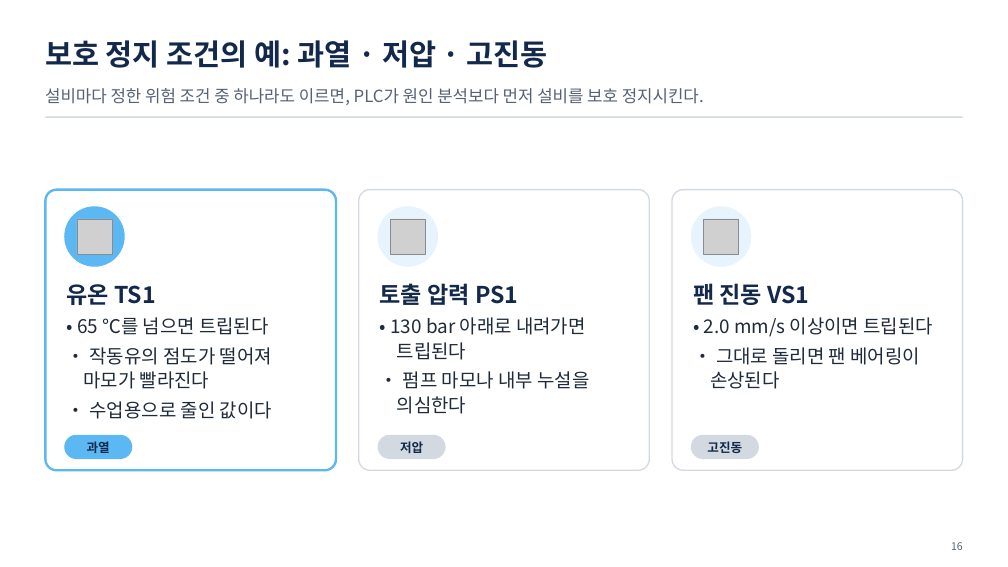
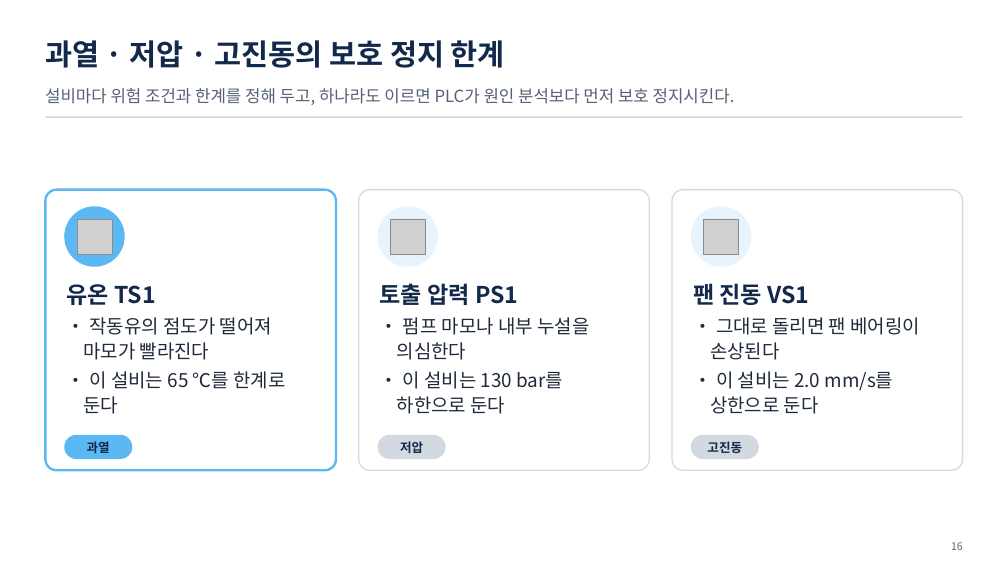
Before and after one commit to uengine-oss/hyd-iot-edu, a slide deck: slide 16 of 산출물/통합반/이론/01회차/통합반_01일차.pptx. Drawn at 1008x567 pixels with LibreOffice and Linux fonts; fonts in the diff are those of the drawing; grey boxes stand for pictures. Boxes give left, top, right and bottom in pixels: in the first picture for what was removed or moved away, otherwise in the second. Text is boxed around its words. In the diff, an @@ line names an element or a change of style, - is before the commit and + after.

```diff
--- a/산출물/통합반/이론/01회차/통합반_01일차.pptx
+++ b/산출물/통합반/이론/01회차/통합반_01일차.pptx
@@ text at box(45, 40, 505, 68): text changed @@
-보호 정지 조건의 예: 과열 · 저압 · 고진동
+과열 · 저압 · 고진동의 보호 정지 한계
@@ text at box(45, 88, 735, 105): text changed @@
-설비마다 정한 위험 조건 중 하나라도 이르면, PLC가 원인 분석보다 먼저 설비를 보호 정지시킨다.
+설비마다 위험 조건과 한계를 정해 두고, 하나라도 이르면 PLC가 원인 분석보다 먼저 보호 정지시킨다.
@@ text at box(77, 317, 269, 335): paragraph removed @@
-• 65 ℃를 넘으면 트립된다
@@ text at box(390, 317, 586, 360): paragraph removed @@
-• 130 bar 아래로 내려가면 트립된다
@@ text at box(704, 317, 933, 337): paragraph removed @@
-• 2.0 mm/s 이상이면 트립된다
@@ text at box(83, 371, 285, 414): text changed @@
-• 수업용으로 줄인 값이다
+• 이 설비는 65 ℃를 한계로 둔다
@@ text at box(397, 371, 564, 414): paragraph added @@
+• 이 설비는 130 bar를 하한으로 둔다
@@ text at box(710, 371, 894, 414): paragraph added @@
+• 이 설비는 2.0 mm/s를 상한으로 둔다
```
Also in this commit, not shown: 15 other slides changed, 10 other files.
